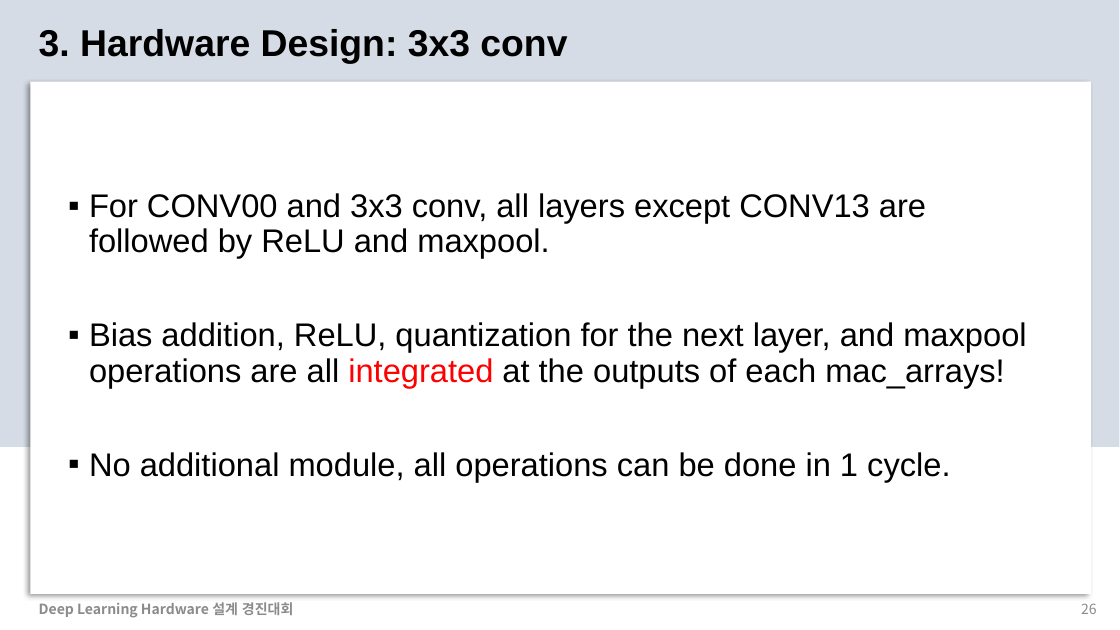
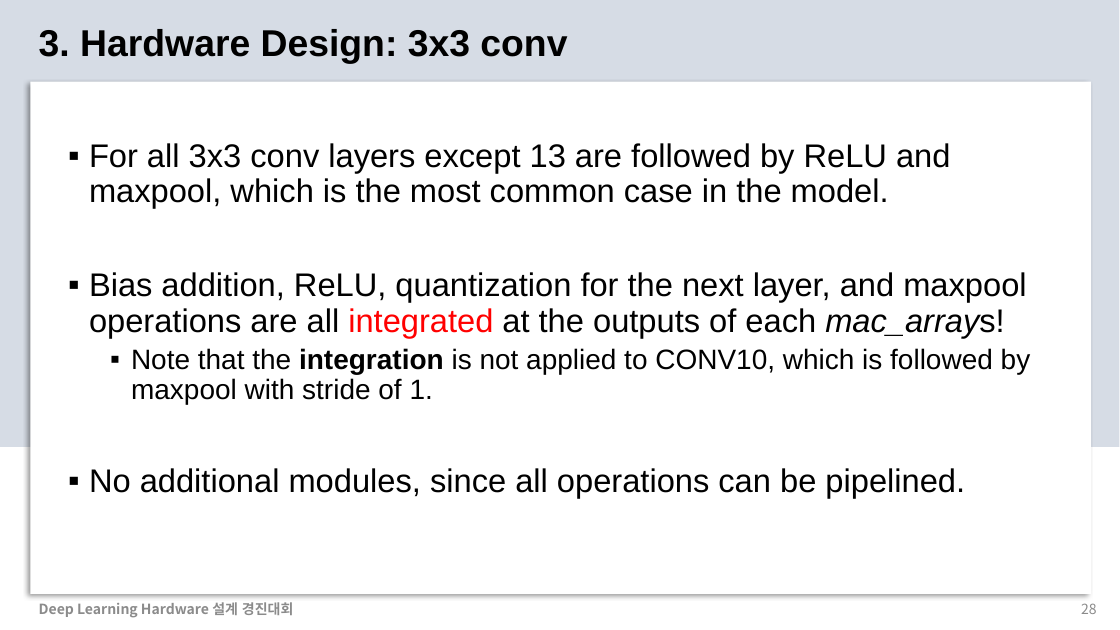
Before and after one commit to chaangwoo/AIX2024_ChipChamps, a slide deck: slide 28 of 2_Presentation/AIX2024_ChipChamps.pptx (slide 26 before the commit). Drawn at 1120x630 pixels with LibreOffice and Linux fonts; fonts in the diff are those of the drawing. Boxes give left, top, right and bottom in pixels: in the first picture for what was removed or moved away, otherwise in the second. Text is boxed around its words. In the diff, an @@ line names an element or a change of style, - is before the commit and + after.

```diff
--- a/2_Presentation/AIX2024_ChipChamps.pptx
+++ b/2_Presentation/AIX2024_ChipChamps.pptx
@@ text "For all 3x3 conv layers ...": place and size @@
-text "For all 3x3 conv layers ..." at [89, 193, 1026, 481]
+text "For all 3x3 conv layers ..." at [89, 143, 1031, 498]
@@ text at [89, 143, 950, 208]: text changed @@
-▪ For CONV00 and 3x3 conv, all layers except CONV13 are followed by ReLU and maxpool.
+▪ For all 3x3 conv layers except 13 are followed by ReLU and maxpool, which is the most common case in the model.
@@ text at [89, 272, 1026, 338]: italic on in "mac_arrays!" @@
@@ text at [89, 348, 1031, 498]: text changed; size 28 to 24 pt @@
-▪ No additional module, all operations can be done in 1 cycle.
+  ▪ Note that the integration is not applied to CONV10, which is followed by maxpool with stride of 1.
+▪ No additional modules, since all operations can be pipelined.
```
Also in this commit, not shown: 14 other slides changed, 3 slides added.
